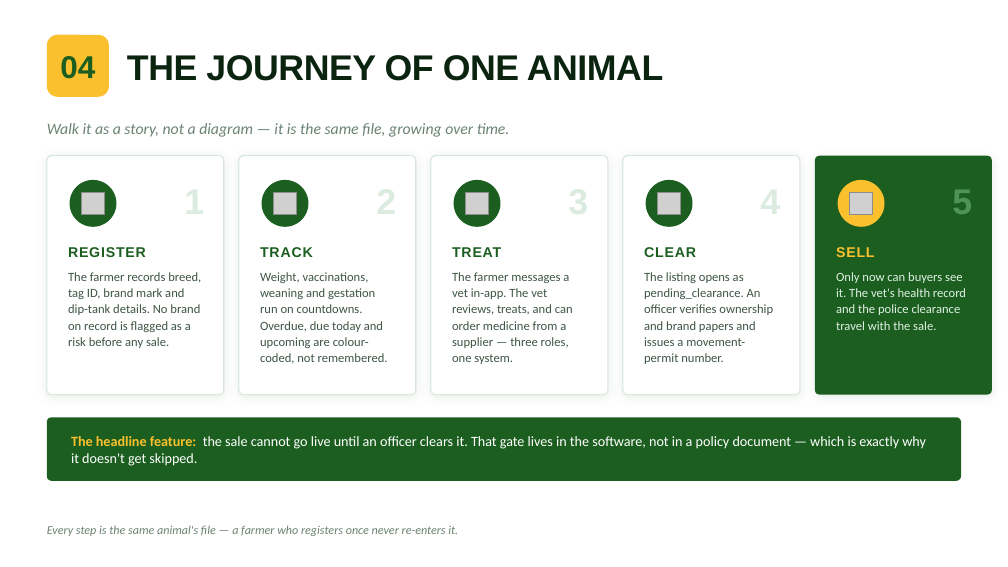
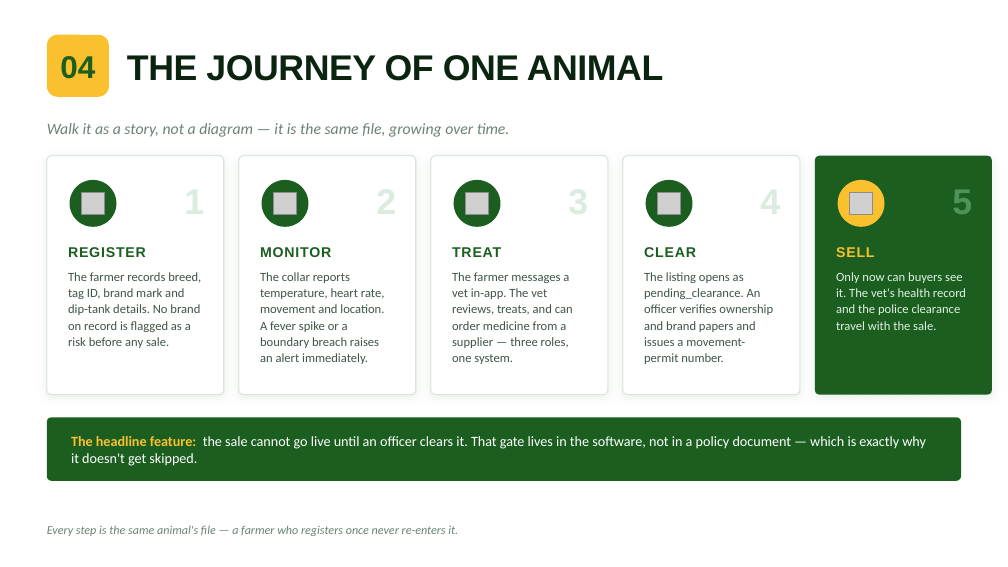
Before and after one commit to teamgriwd-del/PFUMA, a slide deck: slide 5 of PFUMA_ZAS2026_Deck.pptx. Drawn at 1008x567 pixels with LibreOffice and Linux fonts; fonts in the diff are those of the drawing; grey boxes stand for pictures; background and template pictures are left out. Boxes give left, top, right and bottom in pixels: in the first picture for what was removed or moved away, otherwise in the second. Text is boxed around its words. In the diff, an @@ line names an element or a change of style, - is before the commit and + after.

```diff
--- a/PFUMA_ZAS2026_Deck.pptx
+++ b/PFUMA_ZAS2026_Deck.pptx
@@ text at [260, 247, 331, 257]: text changed @@
-TRACK
+MONITOR
@@ text at [260, 272, 385, 364]: text changed @@
-Weight, vaccinations, weaning and gestation run on countdowns. Overdue, due today and upcoming are colour-coded, not remembered.
+The collar reports temperature, heart rate, movement and location. A fever spike or a boundary breach raises an alert immediately.
```
Also in this commit, not shown: 8 other slides changed, 1 slide added, 5 other files.
